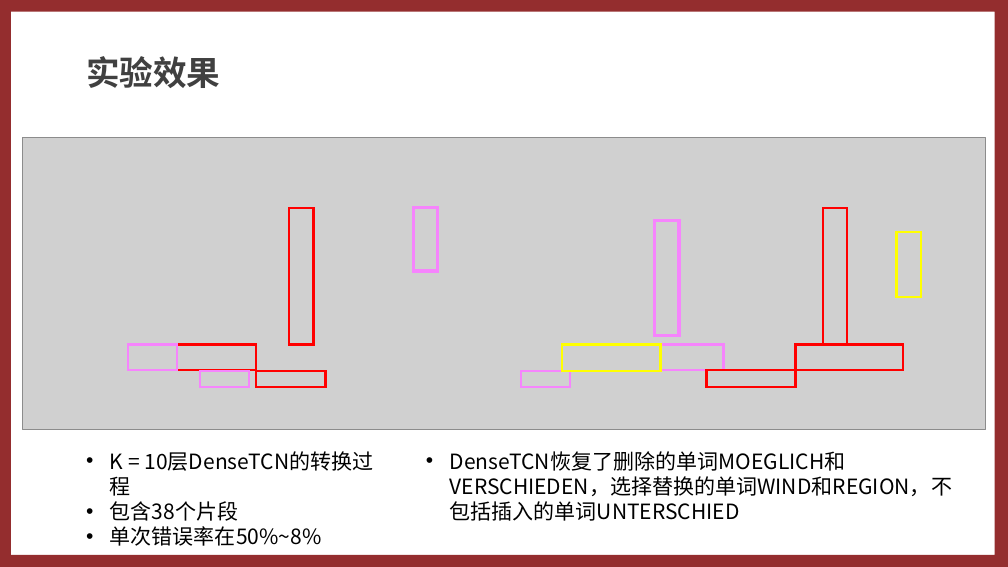
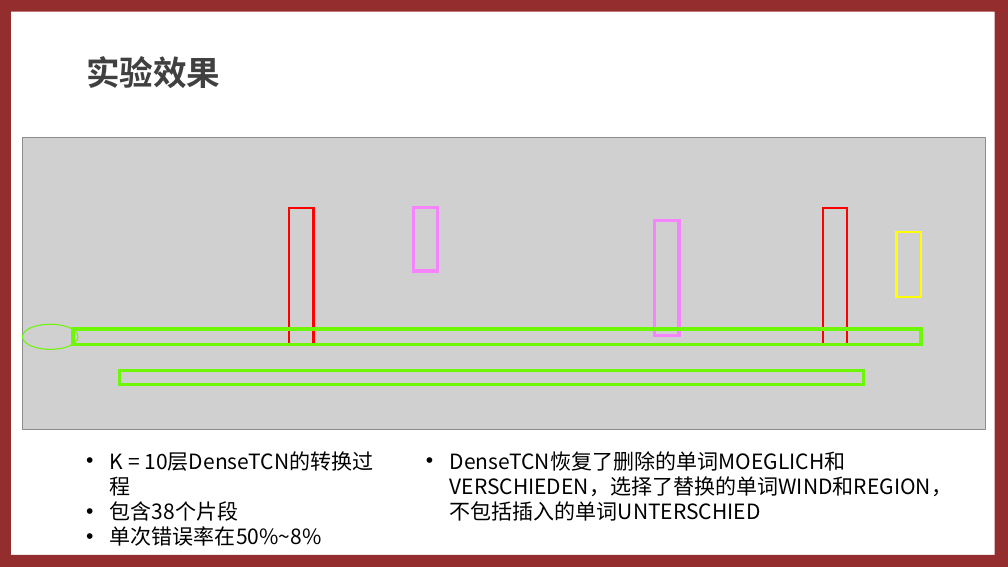
Before and after one commit to HEU-CS/new-database-4xDannycool, a slide deck: slide 12 of S320060133-王丹妮.pptx. Drawn at 1008x567 pixels with LibreOffice and Linux fonts; fonts in the diff are those of the drawing; grey boxes stand for pictures. Boxes give left, top, right and bottom in pixels: in the first picture for what was removed or moved away, otherwise in the second. Text is boxed around its words. In the diff, an @@ line names an element or a change of style, - is before the commit and + after.

```diff
--- a/S320060133-王丹妮.pptx
+++ b/S320060133-王丹妮.pptx
@@ ellipse added at [23,324,79,349], outline #6DF707 1 pt @@
@@ rectangle added at [73,329,922,344], outline #6DF707 3 pt @@
@@ rectangle removed at [129,345,177,371] @@
@@ rectangle removed at [177,345,256,371] @@
@@ rectangle removed at [563,345,661,371] @@
@@ rectangle removed at [661,345,724,371] @@
@@ rectangle removed at [796,345,903,371] @@
@@ rectangle added at [120,371,864,385], outline #6DF707 3 pt @@
@@ rectangle removed at [200,371,249,387] @@
@@ rectangle removed at [256,371,326,387] @@
@@ rectangle removed at [521,371,569,387] @@
@@ rectangle removed at [707,371,796,387] @@
@@ text at [450,476,952,521]: text changed @@
-• DenseTCN恢复了删除的单词MOEGLICH和VERSCHIEDEN，选择替换的单词WIND和REGION，不包括插入的单词UNTERSCHIED
+• DenseTCN恢复了删除的单词MOEGLICH和VERSCHIEDEN，选择了替换的单词WIND和REGION，不包括插入的单词UNTERSCHIED
```
Also in this commit, not shown: 3 other slides changed.
